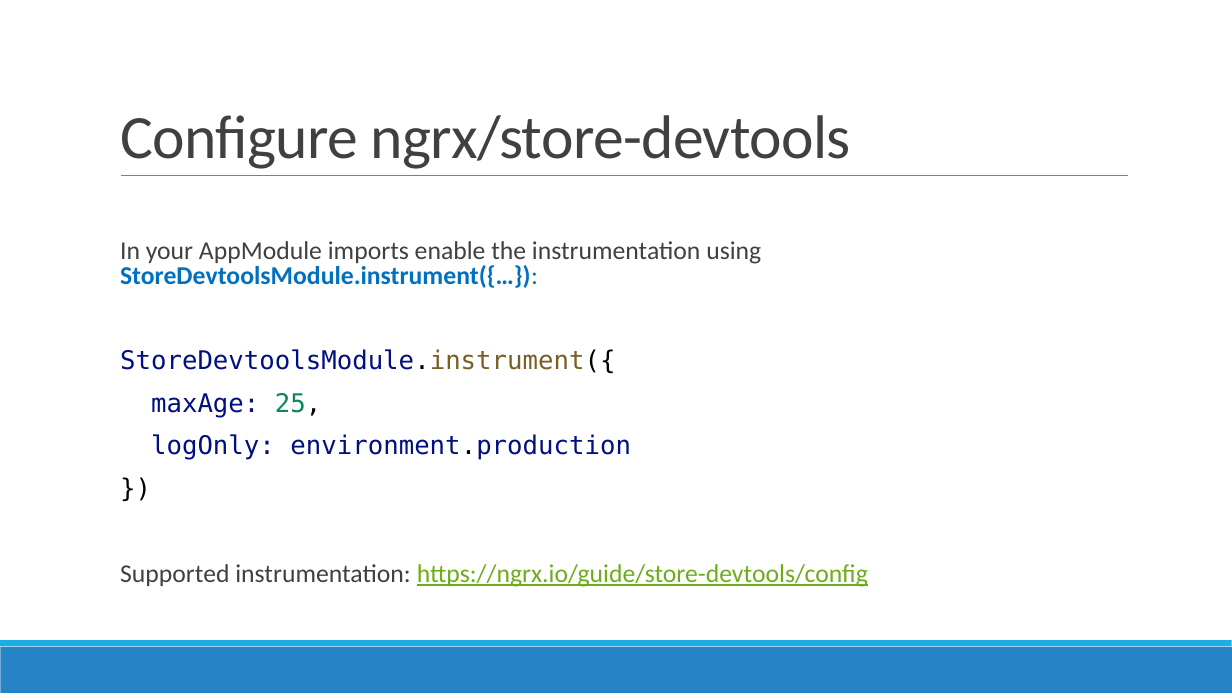
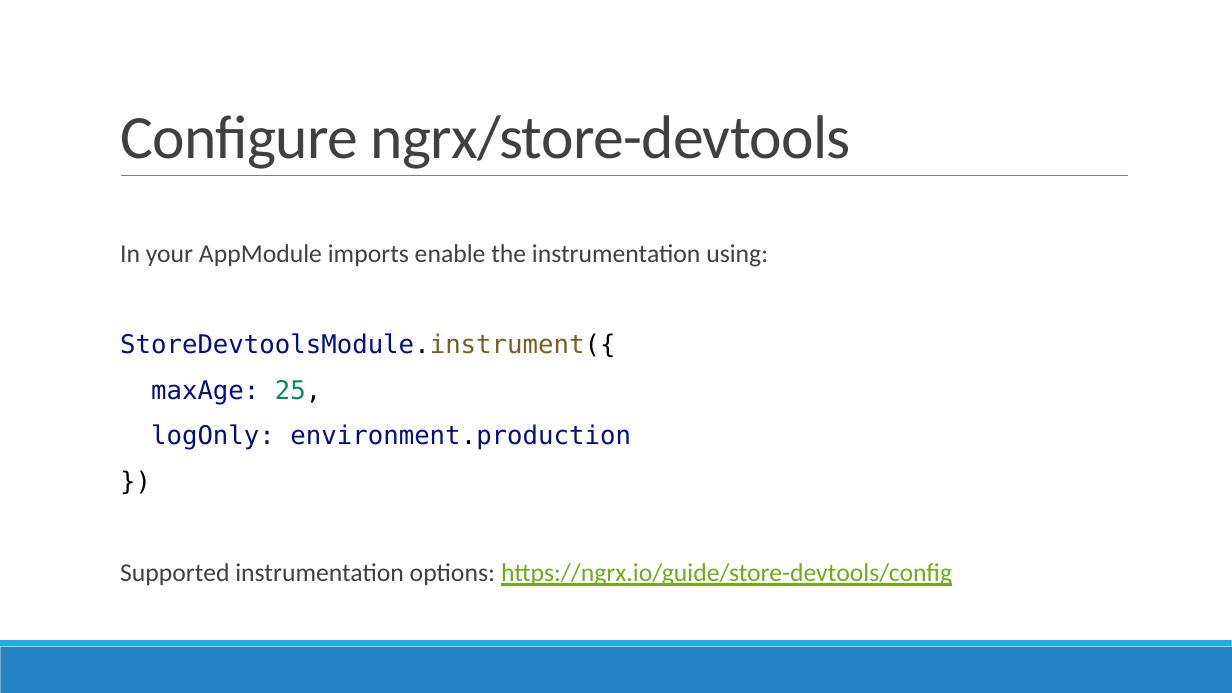
Before and after one commit to AGiorgetti/ngrx101, a slide deck: slide 33 of ReactiveProgramming_ngrx.pptx. Drawn at 1232x693 pixels with LibreOffice and Linux fonts; fonts in the diff are those of the drawing. Boxes give left, top, right and bottom in pixels: in the first picture for what was removed or moved away, otherwise in the second. Text is boxed around its words. In the diff, an @@ line names an element or a change of style, - is before the commit and + after.

```diff
--- a/ReactiveProgramming_ngrx.pptx
+++ b/ReactiveProgramming_ngrx.pptx
@@ text at (x1=120, y1=244, x2=768, y2=267): text changed @@
-  In your AppModule imports enable the instrumentation using StoreDevtoolsModule.instrument({…}):
+  In your AppModule imports enable the instrumentation using:
@@ text at (x1=120, y1=333, x2=631, y2=450): line spacing 0.8 to 0.9 @@
@@ text at (x1=120, y1=563, x2=952, y2=586): text changed @@
-  Supported instrumentation: https://ngrx.io/guide/store-devtools/config
+  Supported instrumentation options: https://ngrx.io/guide/store-devtools/config
```
Also in this commit, not shown: 5 other slides changed.
